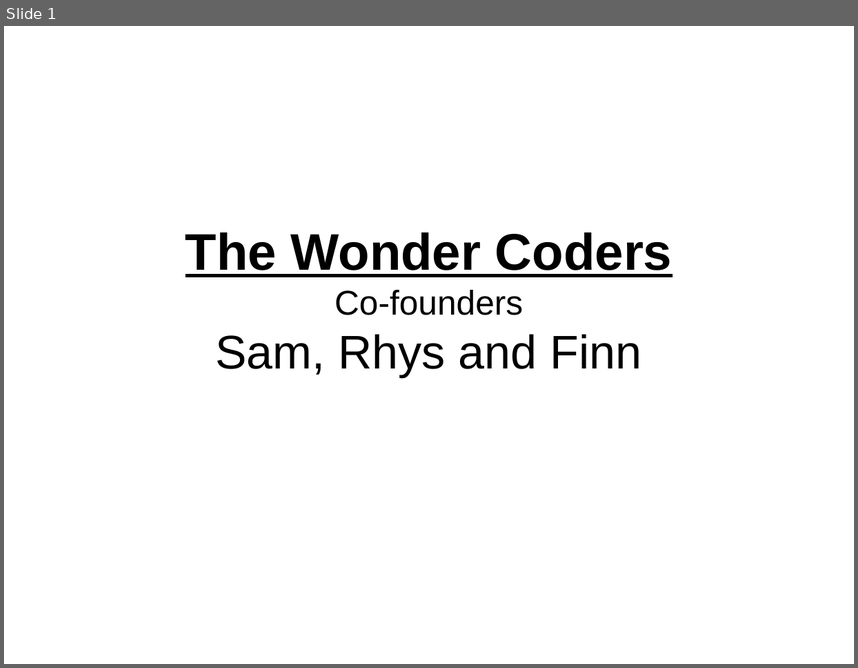
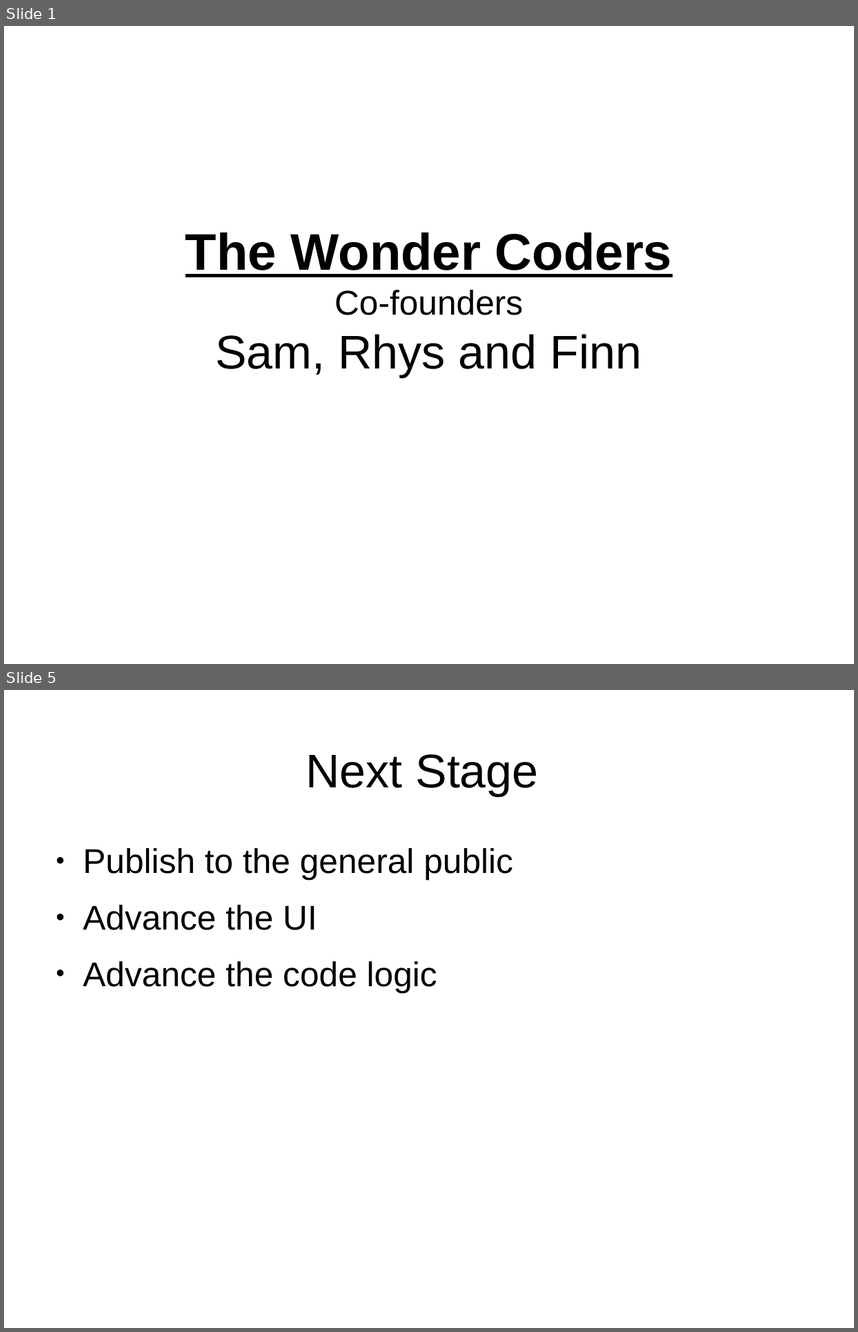
Before and after one commit to Gallefray/YRS-FOC-2014, a slide deck: Presentation.odp. Shown one above the other, each under a label of ours: slide 1 before the commit, slides 1 and 5 after it; the slides between them are not shown. The pictures are 858x668 and 858x1332 pixels, drawn with LibreOffice and Linux fonts; fonts in the diff are those of the drawing. Boxes give left, top, right and bottom in pixels: in the first picture for what was removed or moved away, otherwise in the second. Text is boxed around its words. In the diff, an @@ line names an element or a change of style, - is before the commit and + after.

```diff
--- a/Presentation.odp
+++ b/Presentation.odp
@@ slide 5 added at bbox=[4, 690, 854, 1328], background #FFFFFF @@
@@ title added at bbox=[306, 754, 539, 796], 44 pt, text #000000 @@
+Next Stage
@@ text added at bbox=[83, 848, 513, 992], 32 pt, text #000000 @@
+● Publish to the general public
+● Advance the UI
+● Advance the code logic
```
Also in this commit, not shown: 2 slides changed, 3 other slides added, 1 slide removed, 1 other file.
